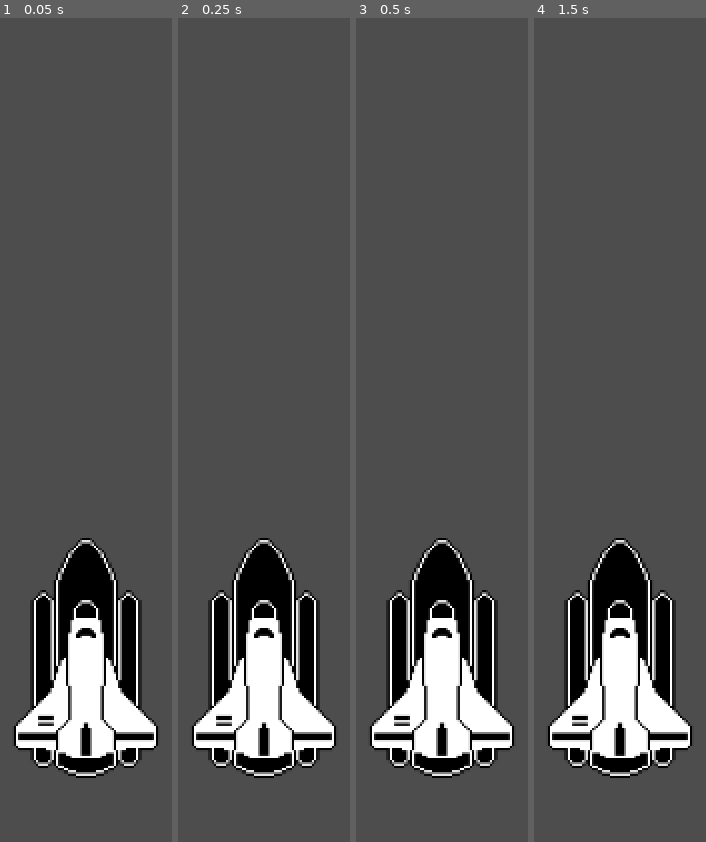
Above: before the commit, frames 1-4 (left to right).
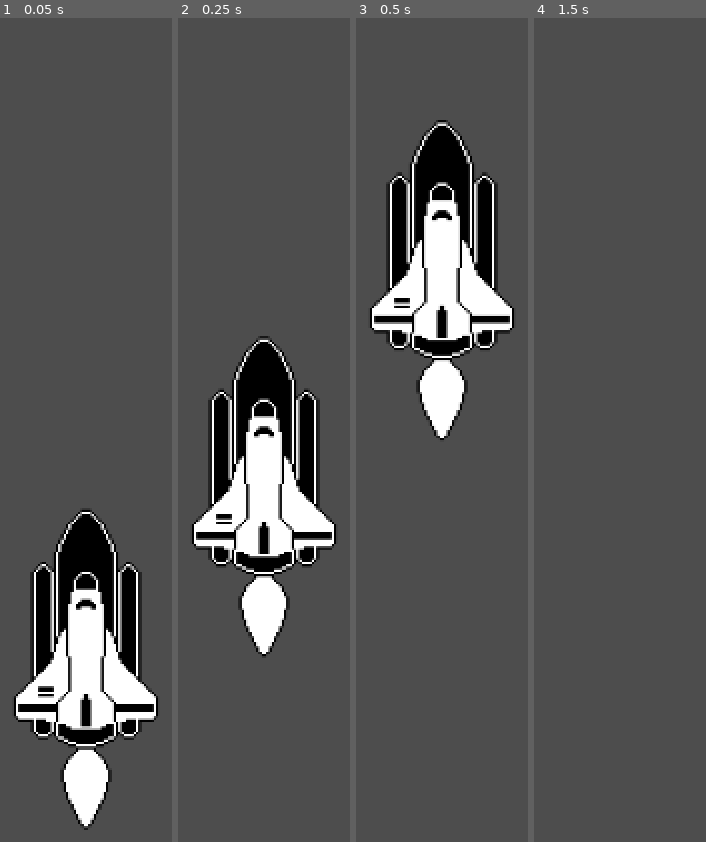
Above: after the commit, the same moments.

Repository: uheartbeast/Rocket-Launch-Godot-4
Game: Godot game, scene res://world.tscn
Two runs of this game, one before a commit and one after it. Both use one fixed random seed, a clock stepped at 60 frames per second and the inputs below.
Inputs:
- Up to frame 1 (0.05 s): no input
- Up to frame 2 (0.25 s): no input
- Up to frame 3 (0.5 s): no input
- Up to frame 4 (1.5 s): tap Enter at 1.25 s

The runs differ from the first frame. In frame 1, 12% of the frame differs, in the area x 8-92%, y 59-99%; in frame 2, 30%; in frame 3, 35%, in the area x 8-92%, y 12-93%; in frame 4, 16%.

Commit message:
Animation Player + Onready Var

Diff:
--- a/world.gd
+++ b/world.gd
@@ -1,4 +1,6 @@
 extends Node2D
 
+@onready var animation_player = $AnimationPlayer
+
 func _ready():
-	print("Hello World")
+	animation_player.play("launch")
--- a/world.tscn
+++ b/world.tscn
@@ -1,7 +1,44 @@
-[gd_scene load_steps=3 format=3 uid="uid://vffxl5twqbbf"]
+[gd_scene load_steps=7 format=3 uid="uid://vffxl5twqbbf"]
 
 [ext_resource type="Texture2D" uid="uid://dr62htu7io6hh" path="res://rocket_ship.png" id="1_exyui"]
 [ext_resource type="Script" path="res://world.gd" id="1_tofk4"]
+[ext_resource type="Texture2D" uid="uid://cq072i8rka48t" path="res://rocket_ship_launch.png" id="3_bxogh"]
+
+[sub_resource type="Animation" id="Animation_lyyr2"]
+resource_name = "launch"
+tracks/0/type = "value"
+tracks/0/imported = false
+tracks/0/enabled = true
+tracks/0/path = NodePath("Rocket:position")
+tracks/0/interp = 1
+tracks/0/loop_wrap = true
+tracks/0/keys = {
+"times": PackedFloat32Array(0, 1),
+"transitions": PackedFloat32Array(1, 1),
+"update": 0,
+"values": [Vector2(640, 512), Vector2(640, -180)]
+}
+
+[sub_resource type="Animation" id="Animation_m7oog"]
+length = 0.001
+tracks/0/type = "value"
+tracks/0/imported = false
+tracks/0/enabled = true
+tracks/0/path = NodePath("Rocket:position")
+tracks/0/interp = 1
+tracks/0/loop_wrap = true
+tracks/0/keys = {
+"times": PackedFloat32Array(0),
+"transitions": PackedFloat32Array(1),
+"update": 0,
+"values": [Vector2(640, 512)]
+}
+
+[sub_resource type="AnimationLibrary" id="AnimationLibrary_cda1o"]
+_data = {
+"RESET": SubResource("Animation_m7oog"),
+"launch": SubResource("Animation_lyyr2")
+}
 
 [node name="World" type="Node2D"]
 script = ExtResource("1_tofk4")
@@ -10,3 +47,12 @@
 position = Vector2(640, 512)
 scale = Vector2(2, 2)
 texture = ExtResource("1_exyui")
+
+[node name="RocketFlare" type="Sprite2D" parent="Rocket"]
+position = Vector2(0, 16)
+texture = ExtResource("3_bxogh")
+
+[node name="AnimationPlayer" type="AnimationPlayer" parent="."]
+libraries = {
+"": SubResource("AnimationLibrary_cda1o")
+}
